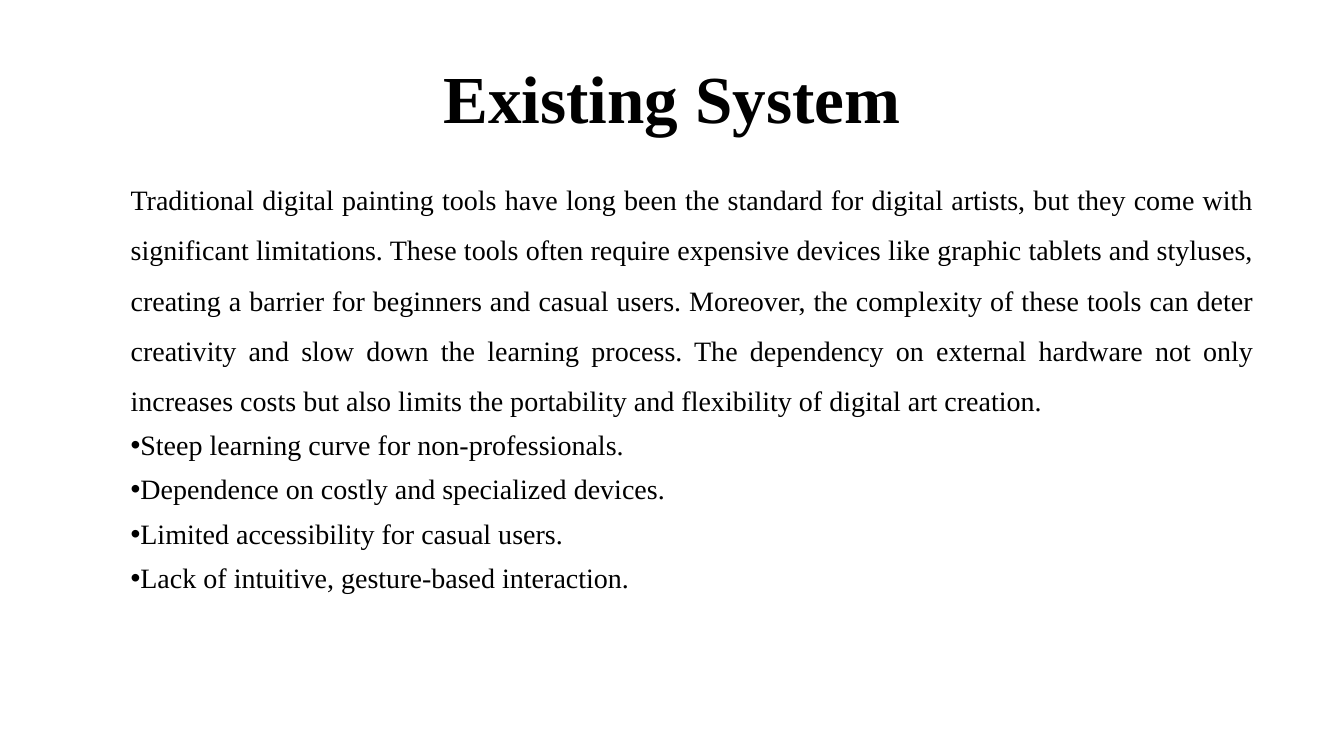
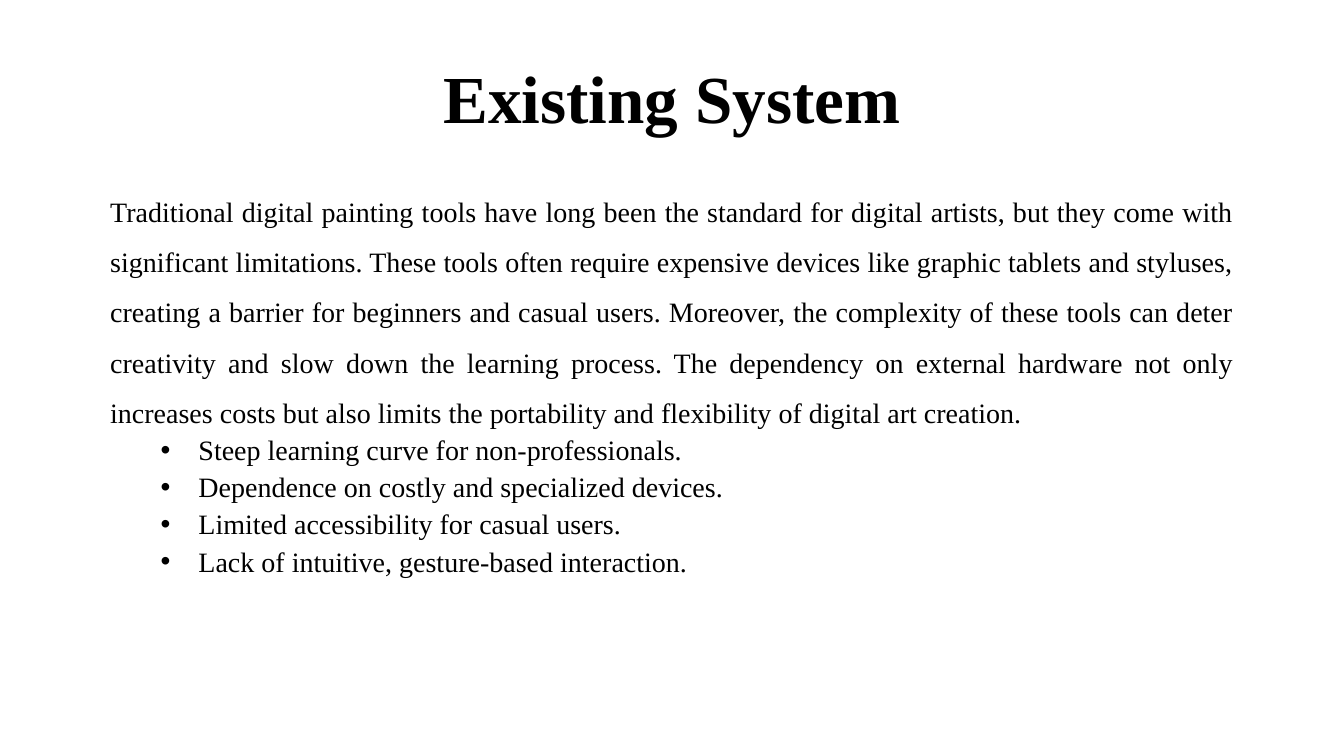
Before and after one commit to Gbhanuteja22/GestureArt, a slide deck: slide 3 of GestureArt.pptx. Drawn at 1344x756 pixels with LibreOffice and Linux fonts; fonts in the diff are those of the drawing; background and template pictures are left out. Boxes give left, top, right and bottom in pixels: in the first picture for what was removed or moved away, otherwise in the second. Text is boxed around its words. In the diff, an @@ line names an element or a change of style, - is before the commit and + after.

```diff
--- a/GestureArt.pptx
+++ b/GestureArt.pptx
@@ subtitle "Traditional digital painting tools have ...": place and size @@
-subtitle "Traditional digital painting tools have ..." at box(131, 190, 1253, 593)
+subtitle "Traditional digital painting tools have ..." at box(110, 202, 1233, 577)
@@ subtitle at box(198, 440, 723, 577): list level 1 to 2 in "Steep learning curve for non-professionals."; list level 1 to 2 in "Dependence on costly and specialized ..."; list level 1 to 2 in "Limited accessibility for casual users."; list level 1 to 2 in "Lack of intuitive, gesture-based interaction." @@
```
Also in this commit, not shown: 5 other slides changed, 19 slides added, 4 slides removed, 16 other files.
